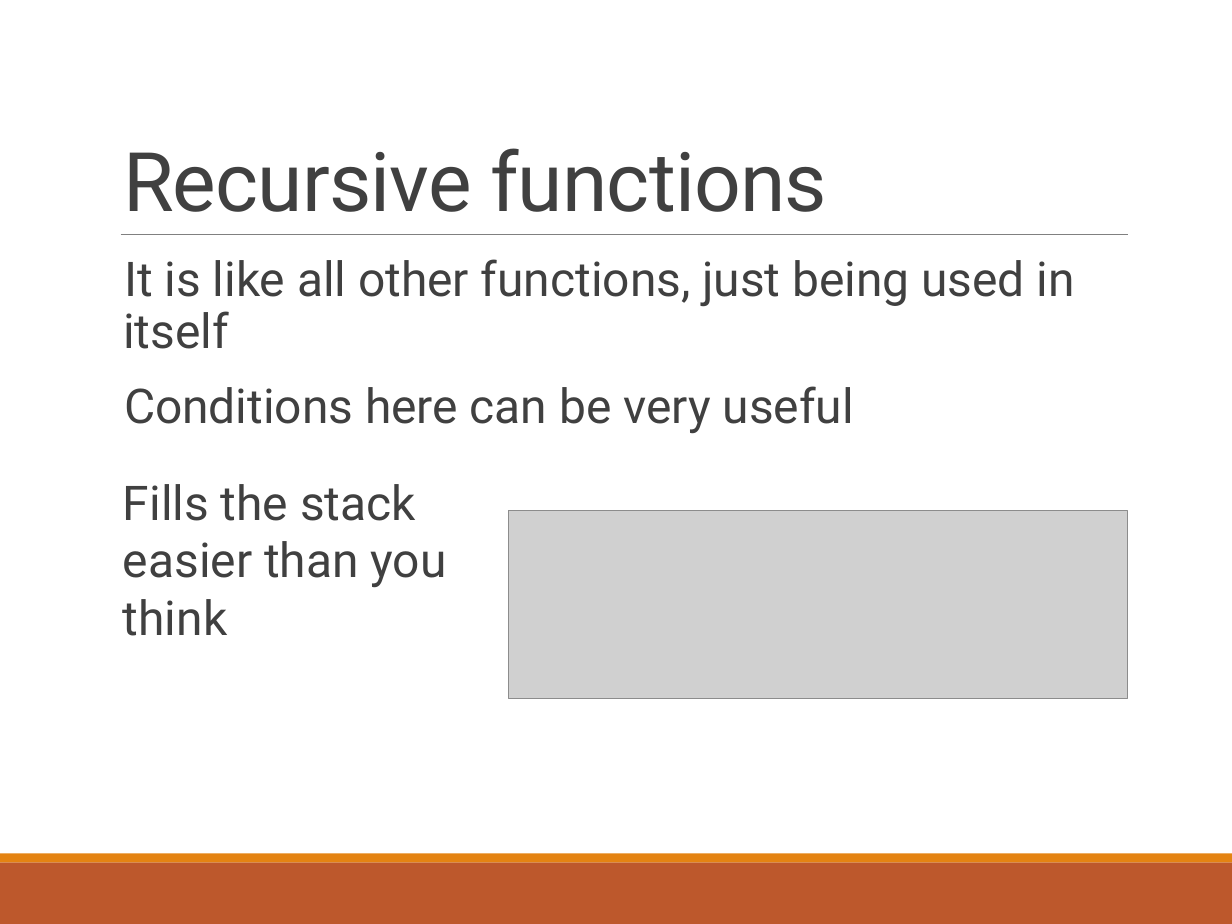
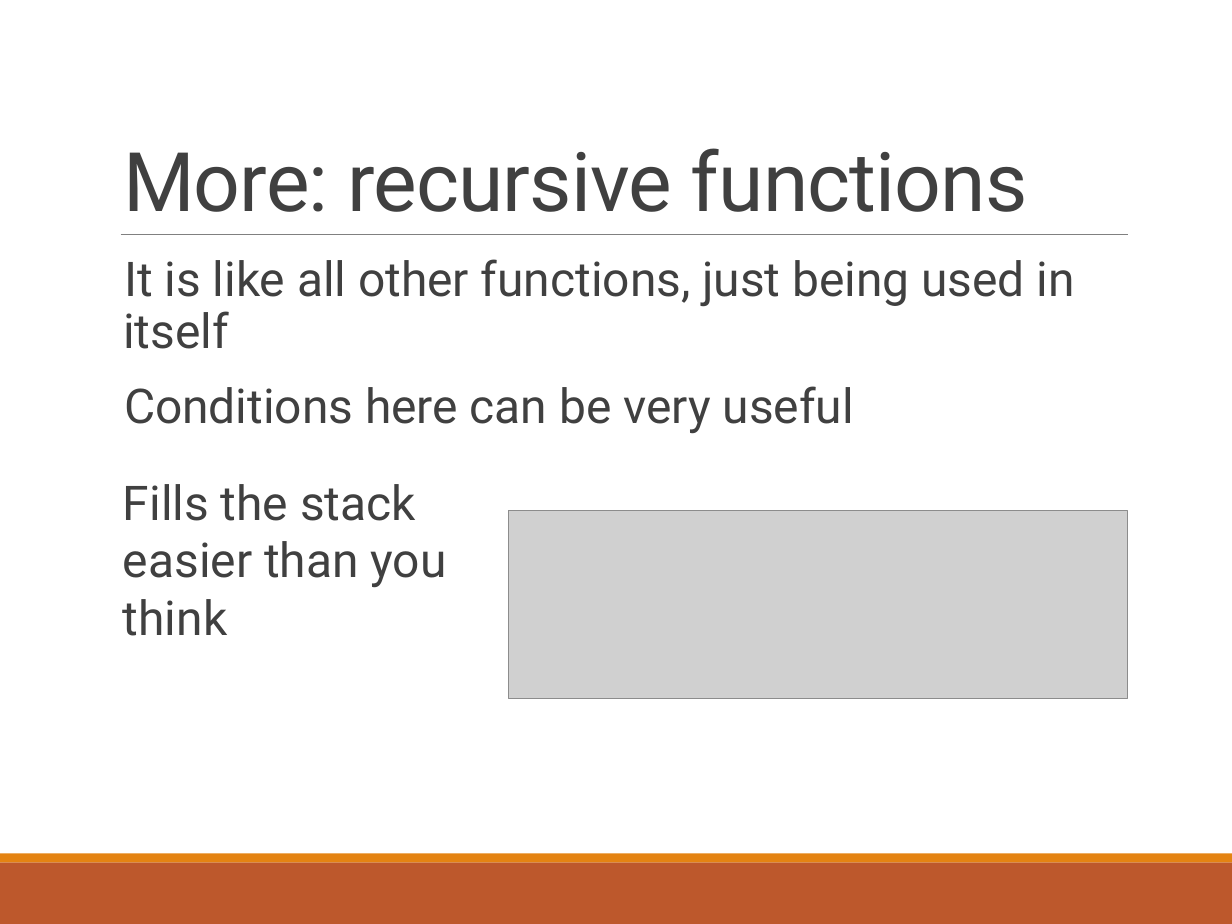
Before and after one commit to green-fox-academy/bpo106, a slide deck: slide 3 of week02/day05/demo/ppt-w02.pptx. Drawn at 1232x924 pixels with LibreOffice and Linux fonts; fonts in the diff are those of the drawing; grey boxes stand for pictures. Boxes give left, top, right and bottom in pixels: in the first picture for what was removed or moved away, otherwise in the second. Text is boxed around its words. In the diff, an @@ line names an element or a change of style, - is before the commit and + after.

```diff
--- a/week02/day05/demo/ppt-w02.pptx
+++ b/week02/day05/demo/ppt-w02.pptx
@@ title at (123,148,1028,212): text changed @@
-Recursive functions
+More: recursive functions
```
Also in this commit, not shown: 3 other slides changed.
